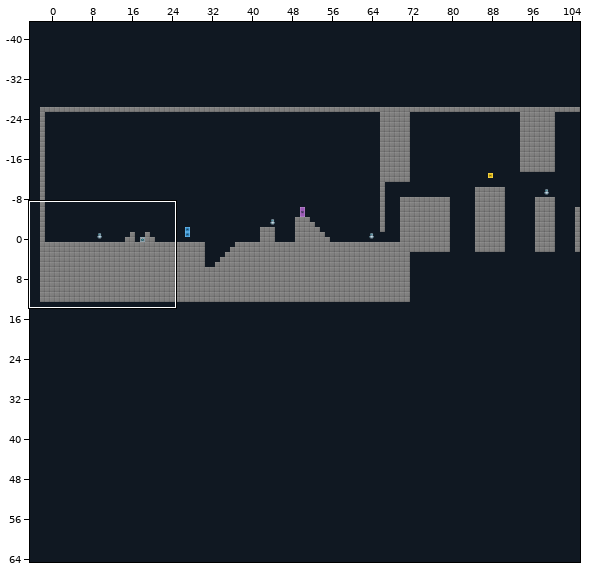
Tiled map (JSON) -- Data/Stage/LaboratoryCombinedCourse.tmj. Above, an overview of the earlier version with the close-up marked.
Close-up. Old version:
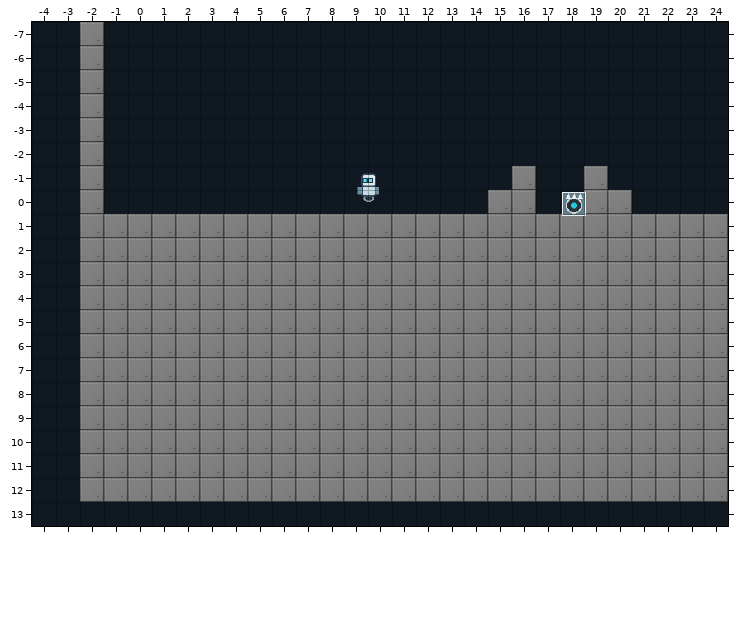
Cells are 32x32 px. Shown: x -4..24, y -7..13. The commit also changed other parts of the map, which this record leaves out.
Now the later version:
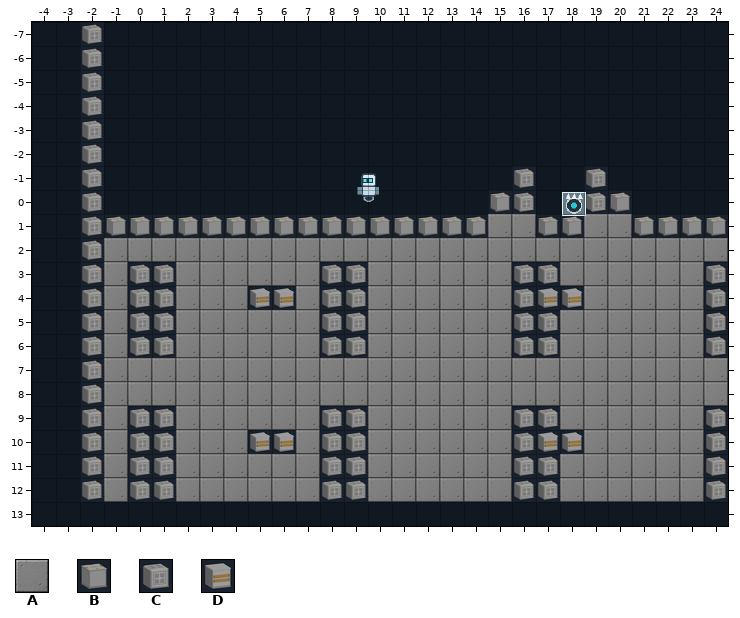
Key: from "CubeBlock": A 0; from "LaboratoryBlocks": B 0, C 1, D 2.
_ is an empty cell, . an unchanged one.
From old to new:
--- layer "Terrain"
@@ x -2..24 @@
--7 A..........................
--6 A..........................
--5 A..........................
--4 A..........................
--3 A..........................
--2 A..........................
--1 A.................A..A.....
- 0 A................AA..AA....
- 1 AAAAAAAAAAAAAAAAA..AA..AAAA
- 2 A..........................
- 3 A.AA......AA......AA......A
- 4 A.AA...AA.AA......AAA.....A
- 5 A.AA......AA......AA......A
- 6 A.AA......AA......AA......A
- 7 A..........................
- 8 A..........................
- 9 A.AA......AA......AA......A
-10 A.AA...AA.AA......AAA.....A
-11 A.AA......AA......AA......A
-12 A.AA......AA......AA......A
+-7 C..........................
+-6 C..........................
+-5 C..........................
+-4 C..........................
+-3 C..........................
+-2 C..........................
+-1 C.................C..C.....
+ 0 C................BC..CB....
+ 1 CBBBBBBBBBBBBBBBB..BB..BBBB
+ 2 C..........................
+ 3 C.CC......CC......CC......C
+ 4 C.CC...DD.CC......CDD.....C
+ 5 C.CC......CC......CC......C
+ 6 C.CC......CC......CC......C
+ 7 C..........................
+ 8 C..........................
+ 9 C.CC......CC......CC......C
+10 C.CC...DD.CC......CDD.....C
+11 C.CC......CC......CC......C
+12 C.CC......CC......CC......C
Pixel boxes of the changes (left, top, right, bottom) in both close-ups:
changed: (80, 22, 728, 502)
